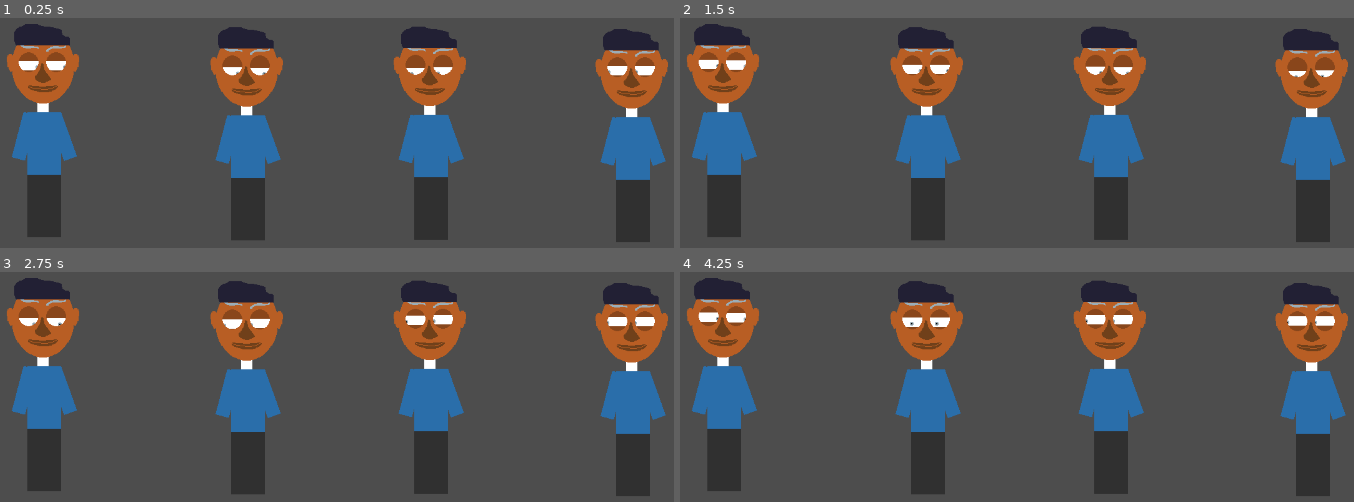
Above: before the commit, frames 1-4 (two rows, left to right).
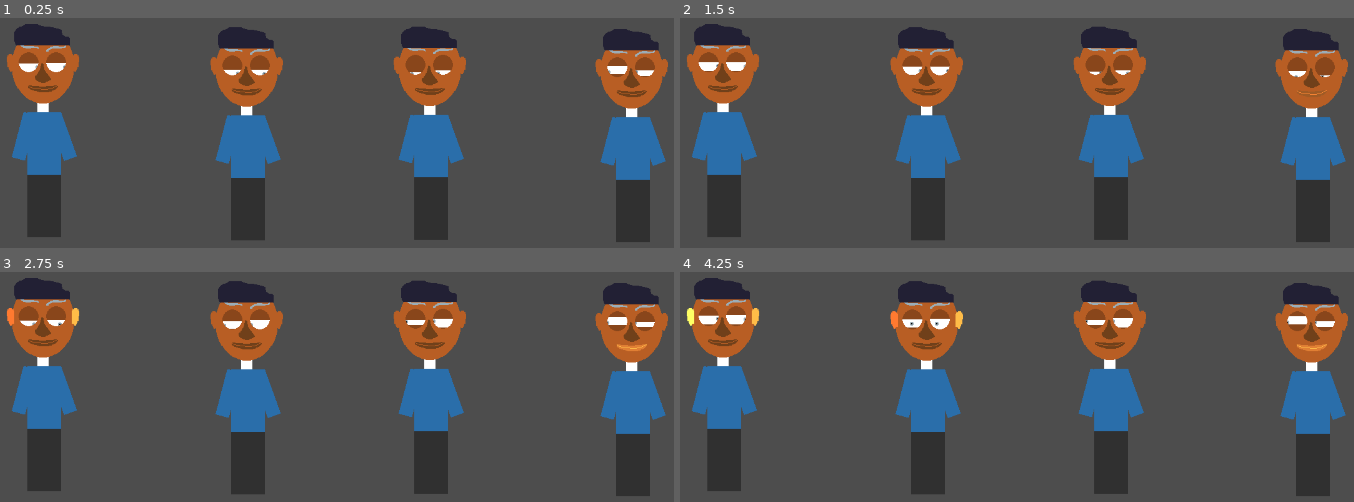
Above: after the commit, the same moments.

Repository: bjornarprytz/shift
Game: Godot game, scene res://interface/main.tscn
Same seed, same stepped clock (60 frames per second), same inputs: the game is played once before the commit and once after it.
Inputs (mouse positions are in pixels of both pictures, inside the frame that each line leads up to):
- Up to frame 1 (0.25 s): no input
- Up to frame 2 (1.5 s): tap Enter at 0.5 s; move the mouse to (outside the picture) at 0.52 s; tap Space at 1.25 s; move the mouse to (outside the picture) at 1.27 s
- Up to frame 3 (2.75 s): tap Enter at 2 s; move the mouse to (101, 416) at 2.02 s
- Up to frame 4 (4.25 s): tap Space at 2.75 s; move the mouse to (1064, 485) at 2.77 s; tap Enter at 3.5 s; move the mouse to (902, 373) at 3.52 s

The runs differ from the first frame. In frame 1, 0.3% of the frame differs, in the area x 2-98%, y 18-26%; in frame 2, 0.4%; in frame 3, 0.6%; in frame 4, 0.9%, in the area x 1-98%, y 15-35%.

Commit message:
face parts

Diff:
--- a/src/interface/eye.gd
+++ b/src/interface/eye.gd
@@ -10,8 +10,8 @@
 @onready var brow: Sprite2D = %Brow
 
 var focal_point: Vector2
-var lid_gap_upper: float = 10.0
-var lid_gap_lower: float = 5.0
+var lid_gap_upper: float = randf_range(2.0, 10.0)
+var lid_gap_lower: float = randf_range(2.0, 10.0)
 var brow_angle: float
 
 var field_of_view: float = 200.0
--- /dev/null
+++ b/src/interface/face_part.gd
@@ -0,0 +1,34 @@
+class_name FacePart
+extends Sprite2D
+
+var is_in_effect = false
+
+func blush():
+	if is_in_effect:
+		return
+	is_in_effect = true
+	var tween = create_tween()
+	tween.tween_property(self, "modulate", Color.PINK, 0.5).as_relative()
+	tween.tween_property(self, "modulate", Color.WHITE, 0.5).as_relative()
+	await tween.finished
+	is_in_effect = false
+
+func whiten():
+	if is_in_effect:
+		return
+	is_in_effect = true
+	var tween = create_tween()
+	tween.tween_property(self, "modulate", Color.WHITE, 0.5).as_relative()
+	await tween.finished
+	is_in_effect = false
+
+func twitch():
+	if is_in_effect:
+		return
+	is_in_effect = true
+	var tween = create_tween()
+	tween.tween_property(self, "rotation_degrees", 10.0, 0.1).as_relative()
+	tween.tween_property(self, "rotation_degrees", -10.0, 0.1).as_relative()
+	tween.tween_property(self, "rotation_degrees", 0.0, 0.1).as_relative()
+	await tween.finished
+	is_in_effect = false
--- a/src/interface/suspect.gd
+++ b/src/interface/suspect.gd
@@ -4,6 +4,11 @@
 
 @onready var eye_r: Eye = %EyeR
 @onready var eye_l: Eye = %EyeL
+
+@onready var nose: FacePart = %Nose
+@onready var mouth: FacePart = %Mouth
+@onready var ear_r: FacePart = %EarR
+@onready var ear_l: FacePart = %EarL
 
 var part: CanvasItem
 
@@ -18,7 +23,12 @@
 	renerve()
 
 func unnerve() -> void:
-	pass
+	var part_list = [[nose], [mouth], [ear_r, ear_l]]
+
+	var part_group = part_list.pick_random()
+	for part in part_group:
+		var f = ["blush", "whiten", "twitch"].pick_random()
+		await part.call(f)
 
 func renerve() -> void:
 	pass
--- a/src/interface/suspect.tscn
+++ b/src/interface/suspect.tscn
@@ -4,6 +4,7 @@
 [ext_resource type="Texture2D" uid="uid://7bjw36ptbm4r" path="res://assets/img/head.png" id="2_15caw"]
 [ext_resource type="Texture2D" uid="uid://b3a7vhdw6tqqv" path="res://assets/img/nose.png" id="3_fk6ea"]
 [ext_resource type="Texture2D" uid="uid://wr201aj6pigx" path="res://assets/img/ear_r.png" id="3_u27fx"]
+[ext_resource type="Script" uid="uid://dxa2eotmwf04p" path="res://interface/face_part.gd" id="4_6axyl"]
 [ext_resource type="Texture2D" uid="uid://cwbs8q71nnoky" path="res://assets/img/mouth.png" id="4_x7une"]
 [ext_resource type="PackedScene" uid="uid://cdrefvkg7grrb" path="res://interface/eye.tscn" id="6_ry35b"]
 [ext_resource type="Texture2D" uid="uid://bk8xebiqa67qn" path="res://assets/img/hair.png" id="8_ry35b"]
@@ -58,23 +59,31 @@
 texture = ExtResource("2_15caw")
 
 [node name="Nose" type="Sprite2D" parent="Head/Head" unique_id=846883998]
+unique_name_in_owner = true
 position = Vector2(0, 11)
 texture = ExtResource("3_fk6ea")
+script = ExtResource("4_6axyl")
 
 [node name="Mouth" type="Sprite2D" parent="Head/Head" unique_id=772036259]
+unique_name_in_owner = true
 position = Vector2(0, 38)
 texture = ExtResource("4_x7une")
+script = ExtResource("4_6axyl")
 
 [node name="EarR" type="Sprite2D" parent="Head/Head" unique_id=304324198]
+unique_name_in_owner = true
 texture_filter = 3
 position = Vector2(62, -6)
 texture = ExtResource("3_u27fx")
+script = ExtResource("4_6axyl")
 
 [node name="EarL" type="Sprite2D" parent="Head/Head" unique_id=705175089]
+unique_name_in_owner = true
 texture_filter = 3
 position = Vector2(-62, -6)
 texture = ExtResource("3_u27fx")
 flip_h = true
+script = ExtResource("4_6axyl")
 
 [node name="Eyes" type="Node2D" parent="Head" unique_id=733678508]
 position = Vector2(0, 9)
Not shown, added: src/interface/face_part.gd.uid
